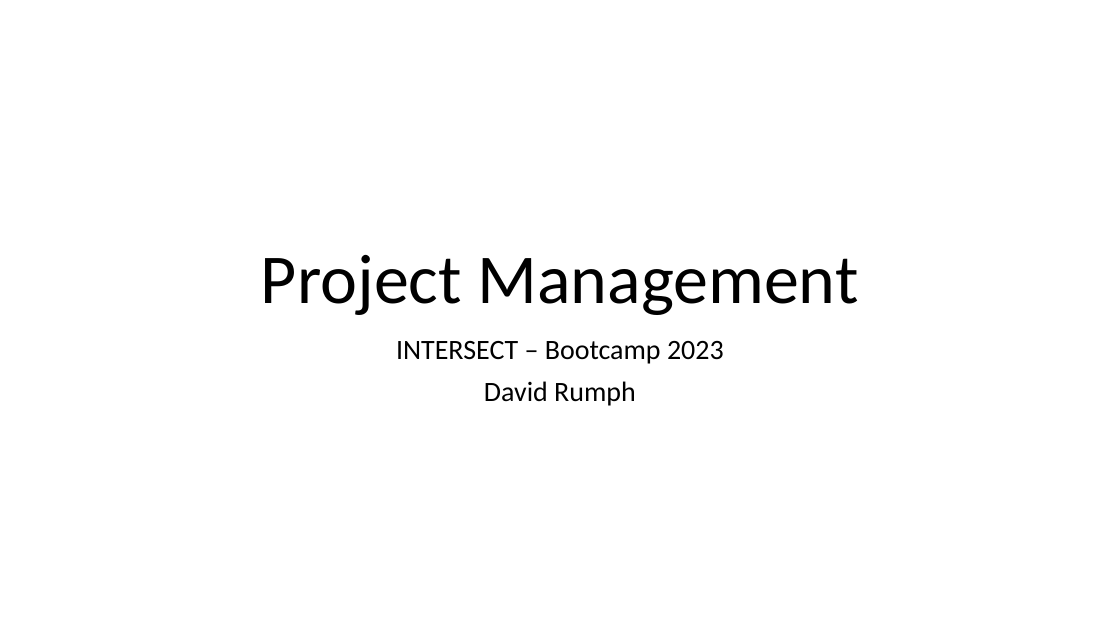
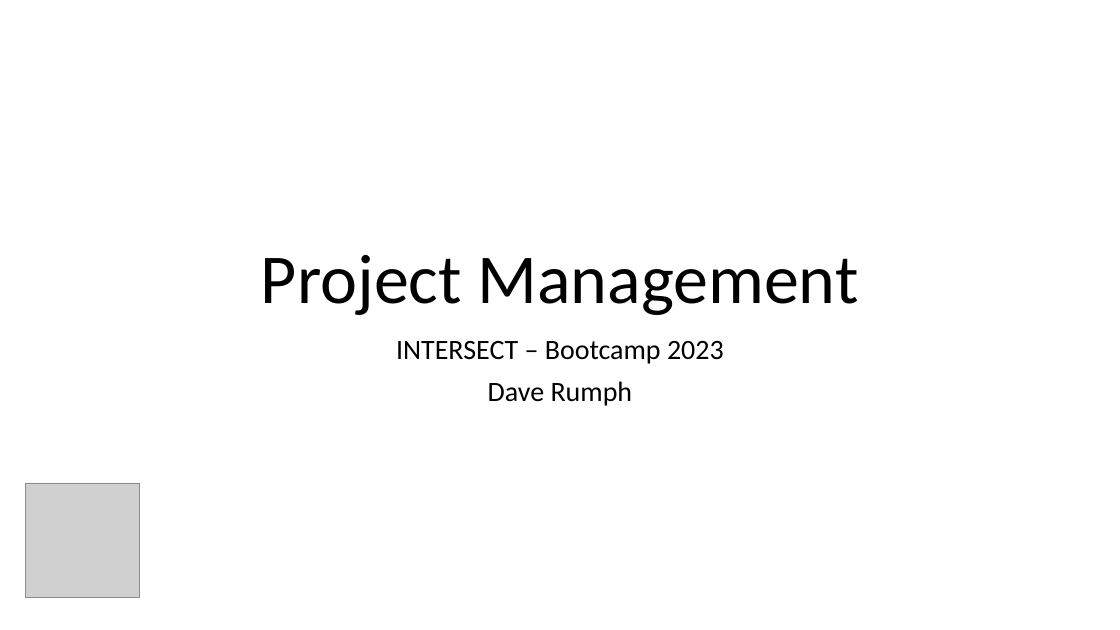
Before and after one commit to mrmundt/INTERSECT-Project-Management, a slide deck: slide 1 of presentations/ProjectManagement.pptx. Drawn at 1120x630 pixels with LibreOffice and Linux fonts; fonts in the diff are those of the drawing; grey boxes stand for pictures. Boxes give left, top, right and bottom in pixels: in the first picture for what was removed or moved away, otherwise in the second. Text is boxed around its words. In the diff, an @@ line names an element or a change of style, - is before the commit and + after.

```diff
--- a/presentations/ProjectManagement.pptx
+++ b/presentations/ProjectManagement.pptx
@@ subtitle at bbox=[488, 381, 633, 406]: text changed @@
-David Rumph
+Dave Rumph
@@ picture added at bbox=[25, 483, 140, 598] @@
```
Also in this commit, not shown: 7 other slides changed.
